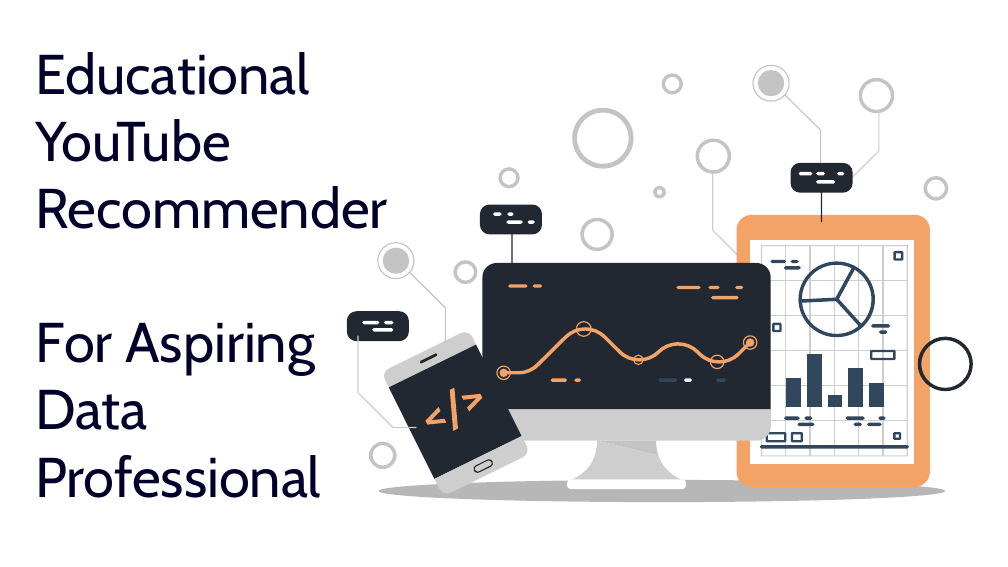
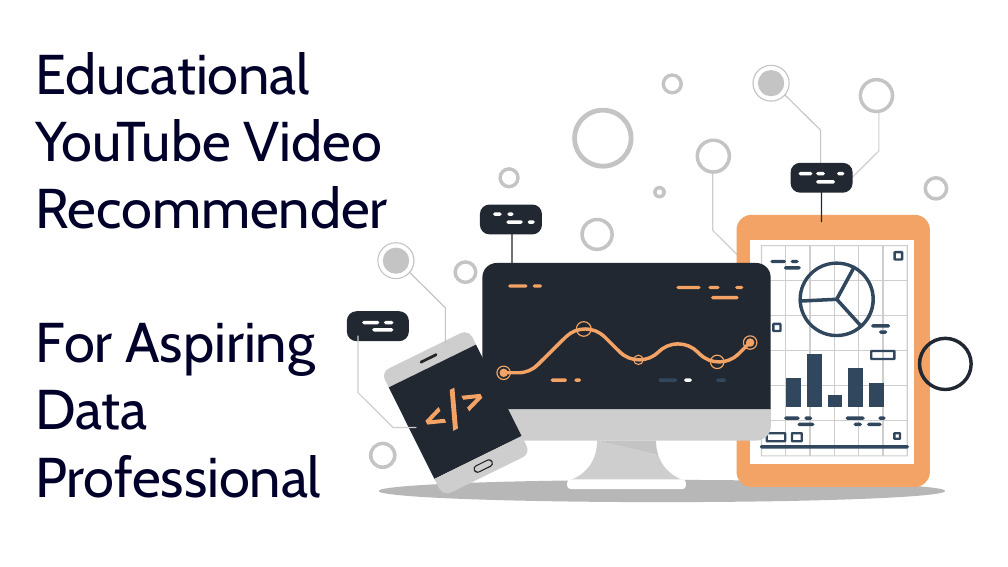
Before and after one commit to danielkf88/youtube_recommender, a slide deck: slide 1 of Capstone_presentation.pptx. Drawn at 1008x567 pixels with LibreOffice and Linux fonts; fonts in the diff are those of the drawing. Boxes give left, top, right and bottom in pixels: in the first picture for what was removed or moved away, otherwise in the second. Text is boxed around its words. In the diff, an @@ line names an element or a change of style, - is before the commit and + after.

```diff
--- a/Capstone_presentation.pptx
+++ b/Capstone_presentation.pptx
@@ text at (x1=35, y1=52, x2=388, y2=229): text changed @@
-Educational YouTube Recommender
+Educational YouTube Video Recommender
```
Also in this commit, not shown: 11 other slides changed, 1 slide added.
